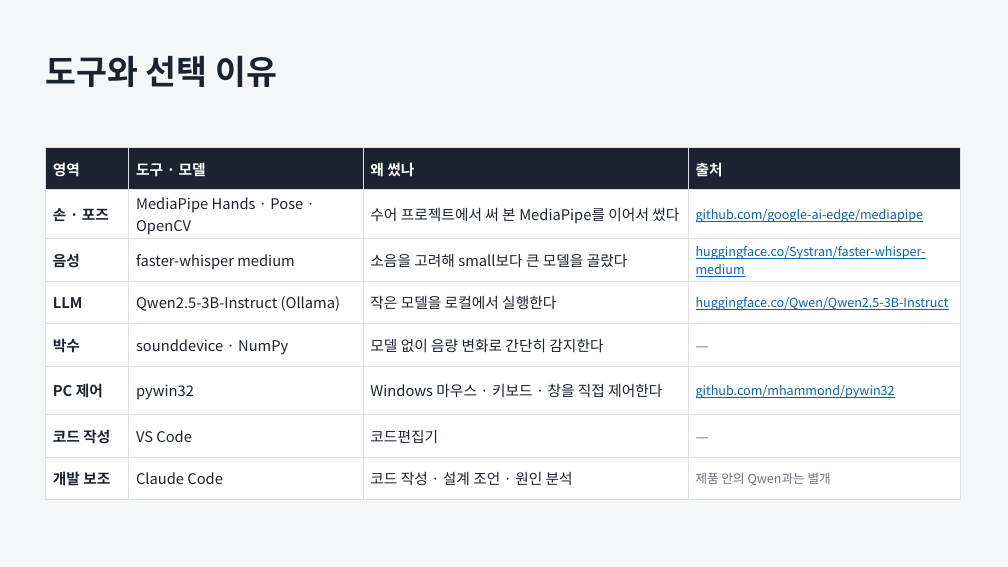
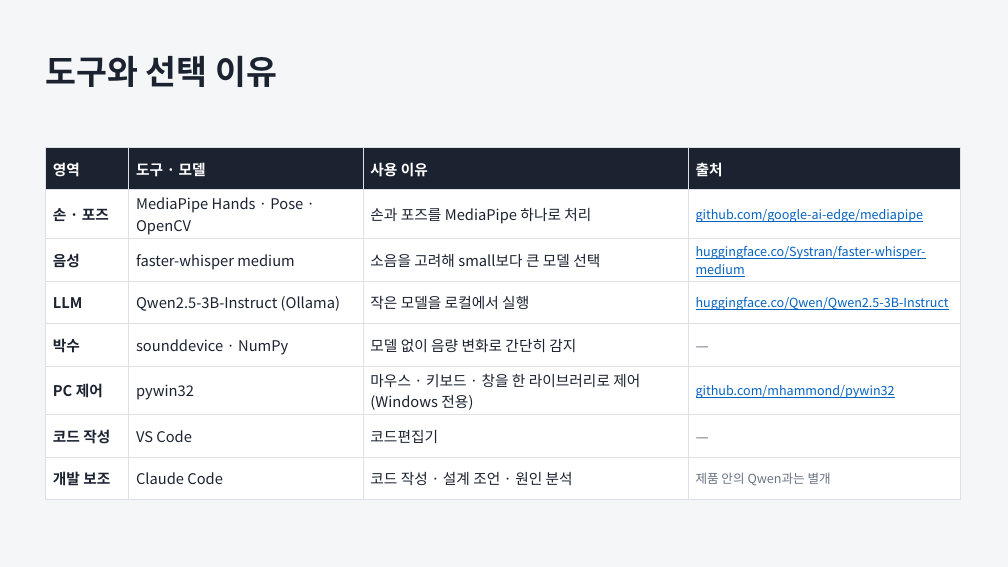
Before and after one commit to JungUH-0/JungPra, a slide deck: slide 5 of pythonpra/myproject/ppt/assistant_process.pptx. Drawn at 1008x567 pixels with LibreOffice and Linux fonts; fonts in the diff are those of the drawing. Boxes give left, top, right and bottom in pixels: in the first picture for what was removed or moved away, otherwise in the second. Text is boxed around its words. In the diff, an @@ line names an element or a change of style, - is before the commit and + after.

```diff
--- a/pythonpra/myproject/ppt/assistant_process.pptx
+++ b/pythonpra/myproject/ppt/assistant_process.pptx
@@ table at [45, 147, 960, 490] @@
-row 1, column 3: 왜 썼나
+row 1, column 3: 사용 이유
-row 2, column 3: 수어 프로젝트에서 써 본 MediaPipe를 이어서 썼다
+row 2, column 3: 손과 포즈를 MediaPipe 하나로 처리
-row 3, column 3: 소음을 고려해 small보다 큰 모델을 골랐다
+row 3, column 3: 소음을 고려해 small보다 큰 모델 선택
-row 4, column 3: 작은 모델을 로컬에서 실행한다
+row 4, column 3: 작은 모델을 로컬에서 실행
-row 5, column 3: 모델 없이 음량 변화로 간단히 감지한다
+row 5, column 3: 모델 없이 음량 변화로 간단히 감지
-row 6, column 3: Windows 마우스 · 키보드 · 창을 직접 제어한다
+row 6, column 3: 마우스 · 키보드 · 창을 한 라이브러리로 제어 (Windows 전용)
```
Also in this commit, not shown: 11 other slides changed, 5 other files.
